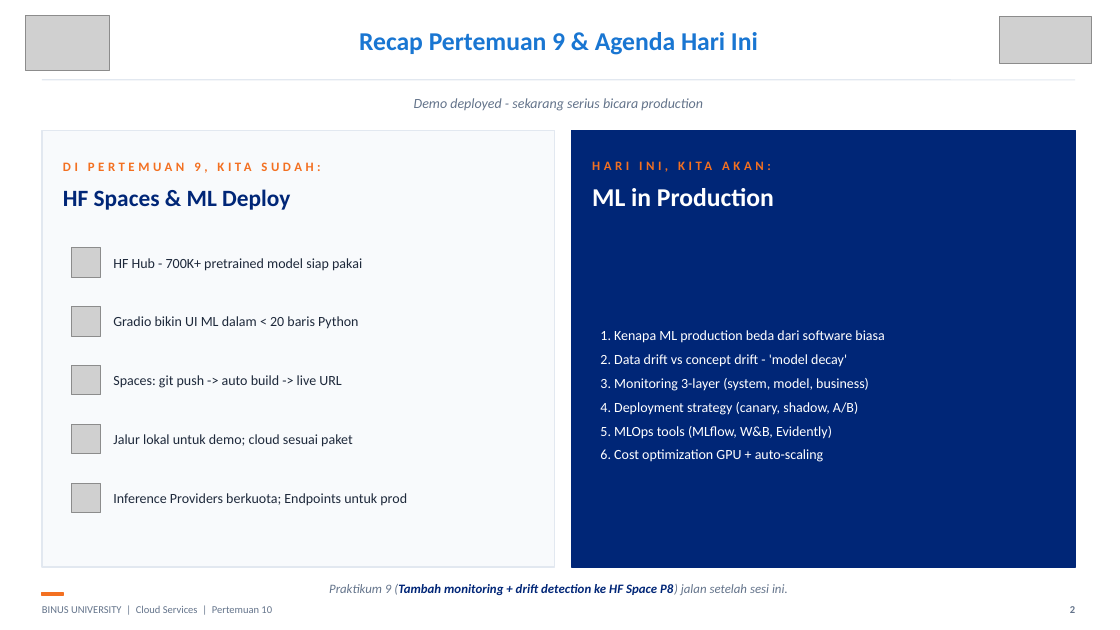
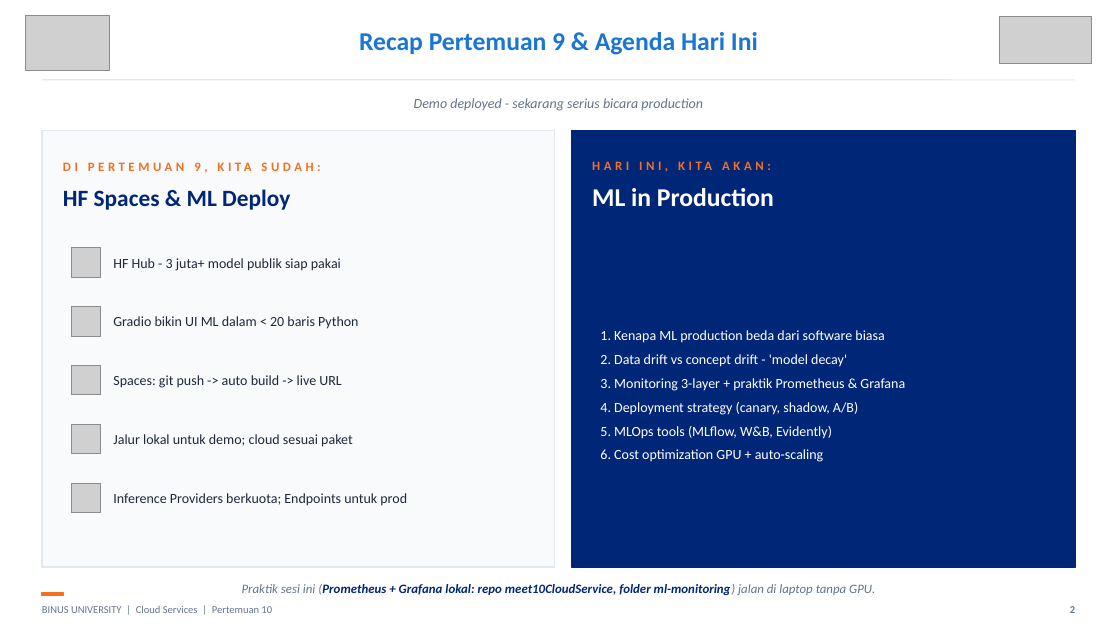
Before and after one commit to SeedFlora/meet10CloudService, a slide deck: slide 2 of slides/Teori_Pertemuan_10.pptx. Drawn at 1120x630 pixels with LibreOffice and Linux fonts; fonts in the diff are those of the drawing; grey boxes stand for pictures. Boxes give left, top, right and bottom in pixels: in the first picture for what was removed or moved away, otherwise in the second. Text is boxed around its words. In the diff, an @@ line names an element or a change of style, - is before the commit and + after.

```diff
--- a/slides/Teori_Pertemuan_10.pptx
+++ b/slides/Teori_Pertemuan_10.pptx
@@ text at (113,258,341,271): text changed @@
-HF Hub - 700K+ pretrained model siap pakai
+HF Hub - 3 juta+ model publik siap pakai
@@ text at (600,378,905,391): text changed @@
-3. Monitoring 3-layer (system, model, business)
+3. Monitoring 3-layer + praktik Prometheus & Grafana
@@ text at (242,584,875,595): text changed @@
-Praktikum 9 (Tambah monitoring + drift detection ke HF Space P8) jalan setelah sesi ini.
+Praktik sesi ini (Prometheus + Grafana lokal: repo meet10CloudService, folder ml-monitoring) jalan di laptop tanpa GPU.
```
Also in this commit, not shown: 22 other slides changed, 9 slides added, 16 other files.
